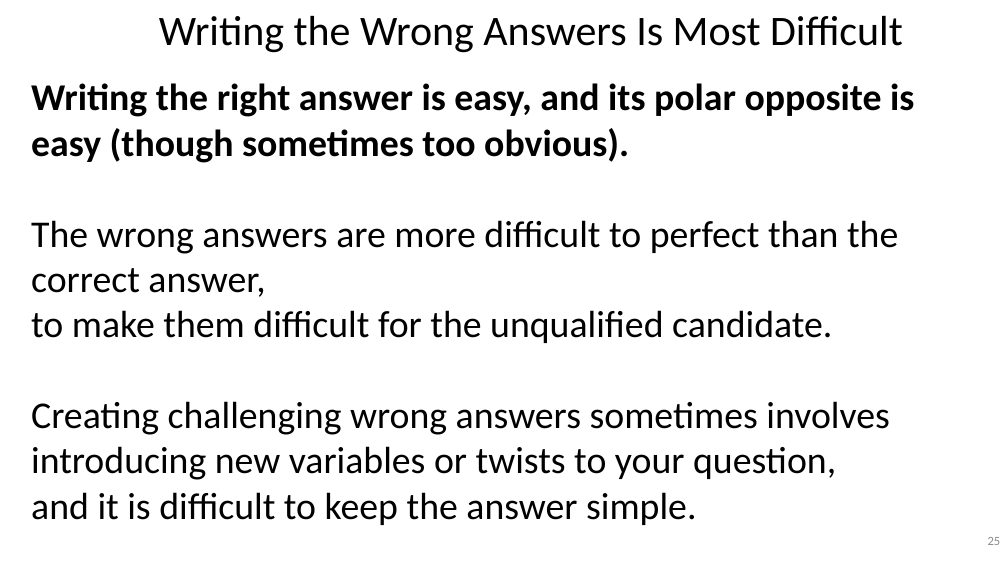
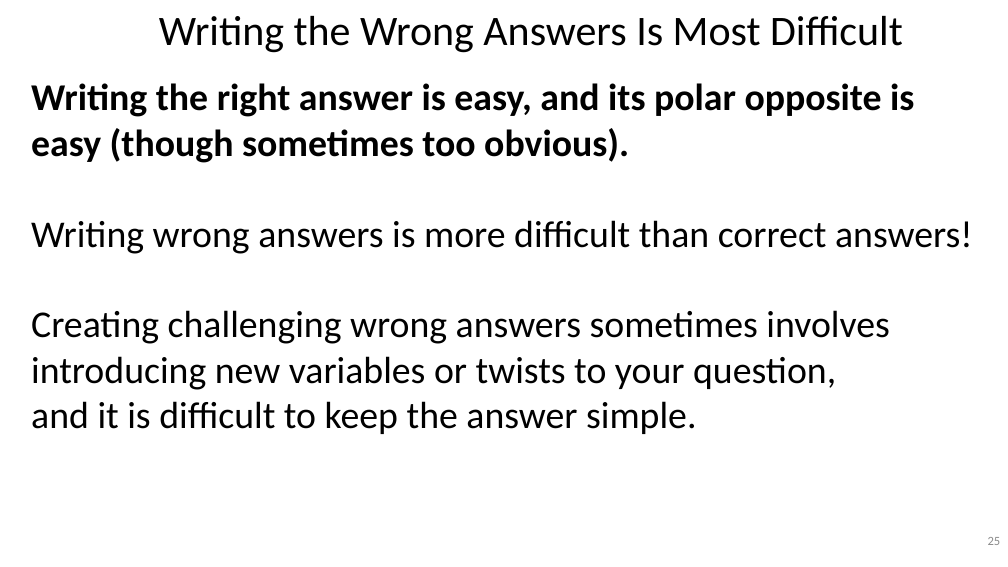
Before and after one commit to williamadba/Public-Presentations, a slide deck: slide 25 of Houston Tech Fest 2018/Think Like a Certification Exam - HTF 2018.pptx. Drawn at 1008x567 pixels with LibreOffice and Linux fonts; fonts in the diff are those of the drawing; background and template pictures are left out. Boxes give left, top, right and bottom in pixels: in the first picture for what was removed or moved away, otherwise in the second. Text is boxed around its words. In the diff, an @@ line names an element or a change of style, - is before the commit and + after.

```diff
--- a/Houston Tech Fest 2018/Think Like a Certification Exam - HTF 2018.pptx
+++ b/Houston Tech Fest 2018/Think Like a Certification Exam - HTF 2018.pptx
@@ text at [31, 220, 973, 254]: text changed @@
-The wrong answers are more difficult to perfect than the correct answer,
-to make them difficult for the unqualified candidate.
+Writing wrong answers is more difficult than correct answers!
```
Also in this commit, not shown: 14 other slides changed, 1 slide added, 2 other files.
